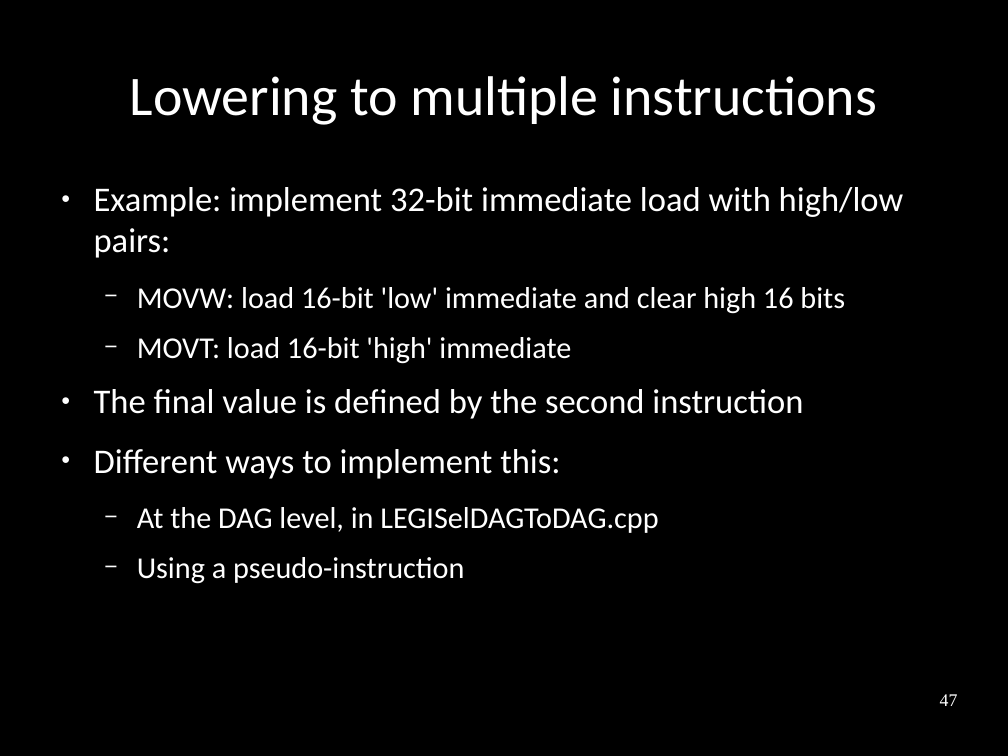
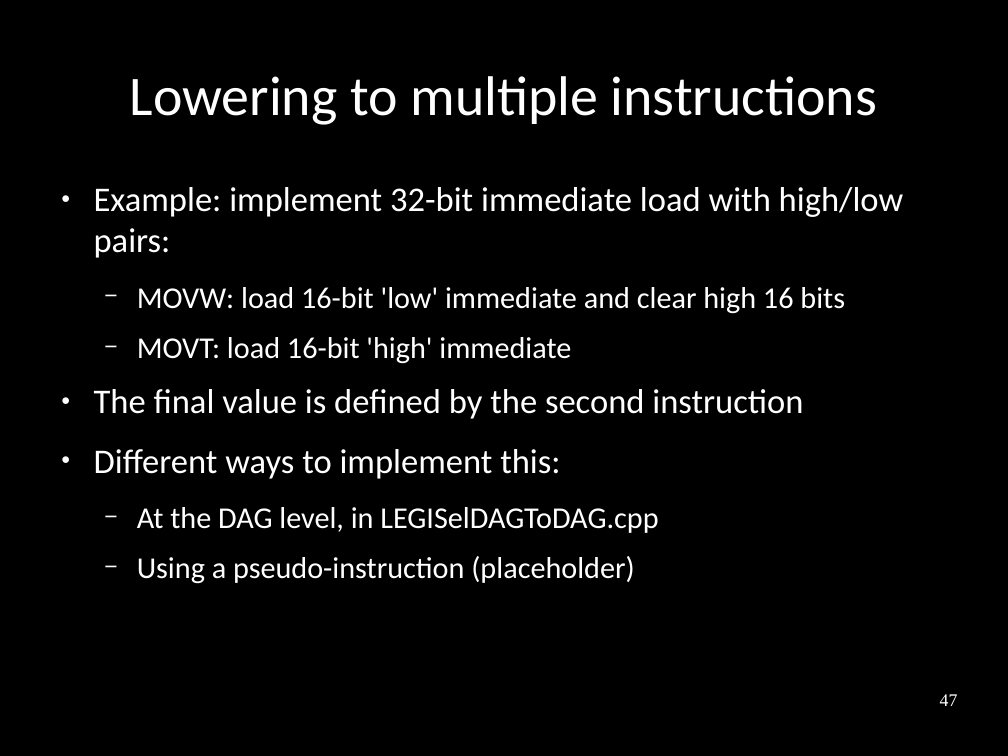
Before and after one commit to frasercrmck/llvm-leg, a slide deck: slide 47 of docs/Codeplay/Slides.odp. Drawn at 1008x756 pixels with LibreOffice and Linux fonts; fonts in the diff are those of the drawing. Boxes give left, top, right and bottom in pixels: in the first picture for what was removed or moved away, otherwise in the second. Text is boxed around its words. In the diff, an @@ line names an element or a change of style, - is before the commit and + after.

```diff
--- a/docs/Codeplay/Slides.odp
+++ b/docs/Codeplay/Slides.odp
@@ text at (x1=137, y1=556, x2=634, y2=584): text changed @@
-  − Using a pseudo-instruction
+  − Using a pseudo-instruction (placeholder)
```
Also in this commit, not shown: 5 other slides changed.
